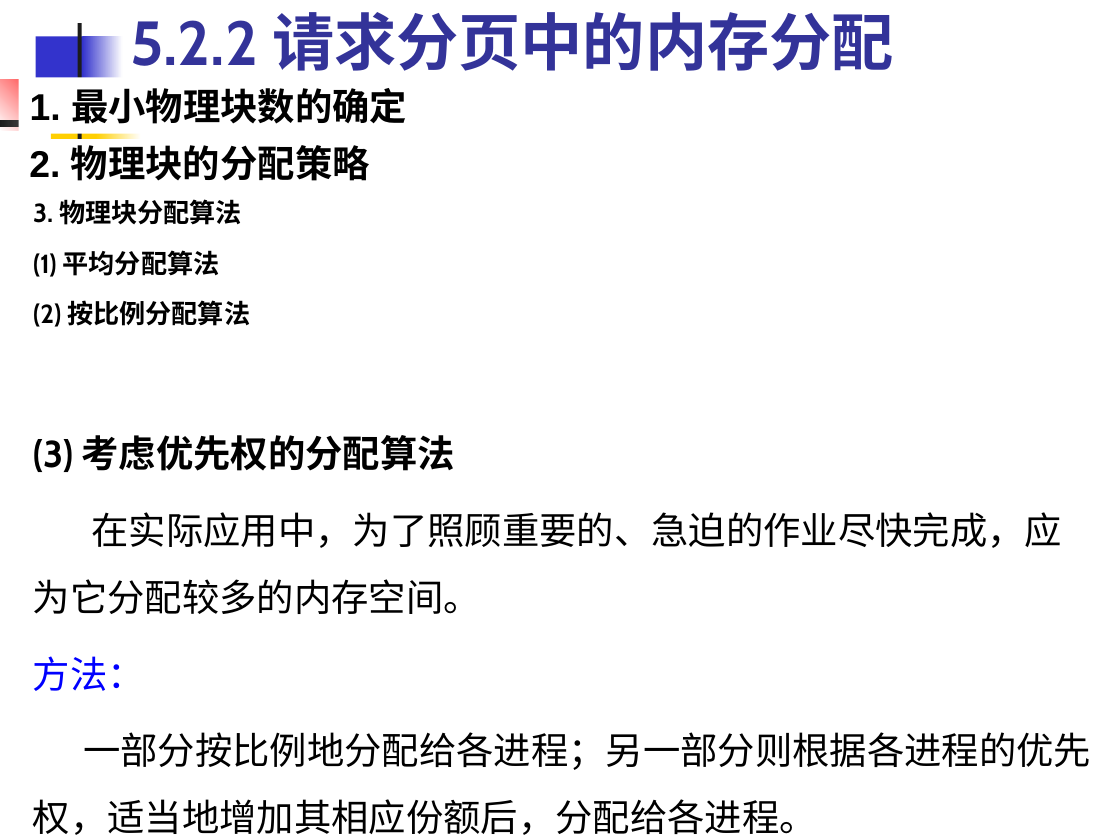
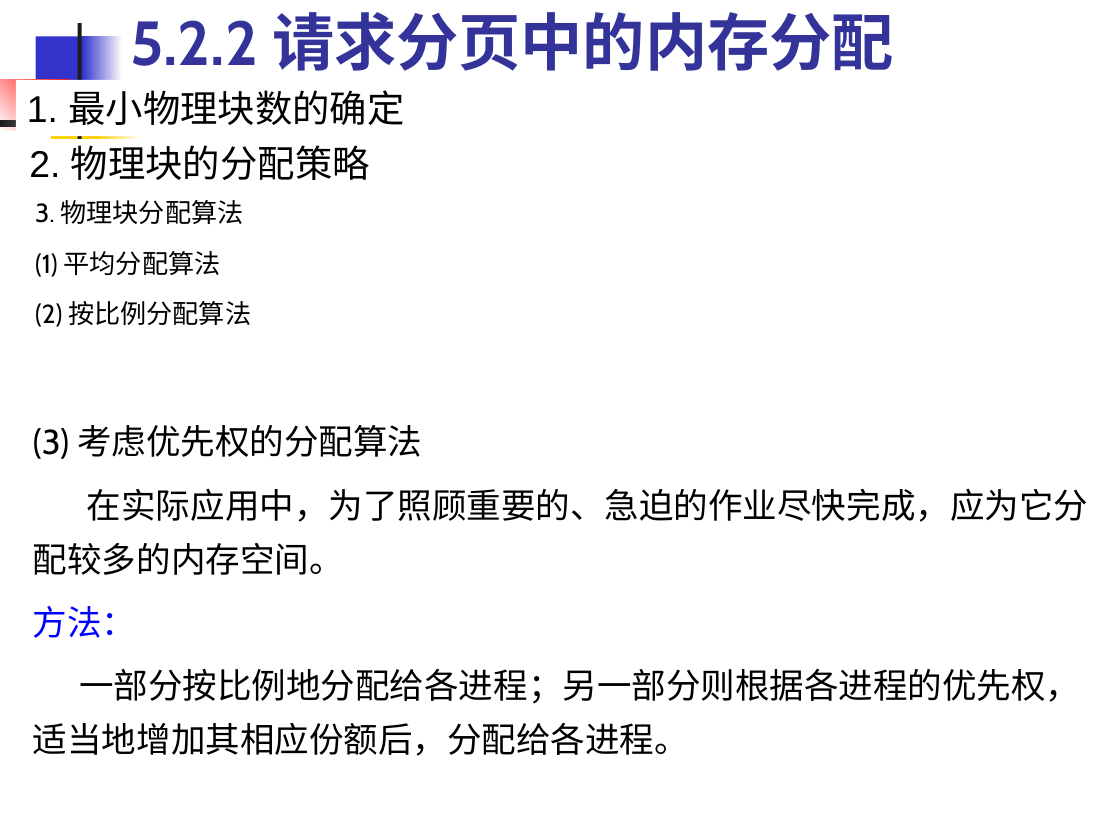
Before and after one commit to edu2act/course-OS, a slide deck: slide 26 of materials/slides/OS_Chap 5.ppt. Drawn at 1120x840 pixels with LibreOffice and Linux fonts; fonts in the diff are those of the drawing. Boxes give left, top, right and bottom in pixels: in the first picture for what was removed or moved away, otherwise in the second. Text is boxed around its words. In the diff, an @@ line names an element or a change of style, - is before the commit and + after.

```diff
--- a/materials/slides/OS_Chap 5.ppt
+++ b/materials/slides/OS_Chap 5.ppt
@@ bold off in 3 elements at <box>29,145,370,180</box>, <box>35,200,251,327</box>, <box>27,90,404,125</box> @@
@@ text "(3) 考虑优先权的分配算法" at <box>33,425,1088,756</box>: size 24 to 22.2 pt; bold off in "(3) 考虑优先权的分配算法"; line spacing 1.5 to 1.3 @@
```
Also in this commit, not shown: 29 other slides changed, 3 other files.
